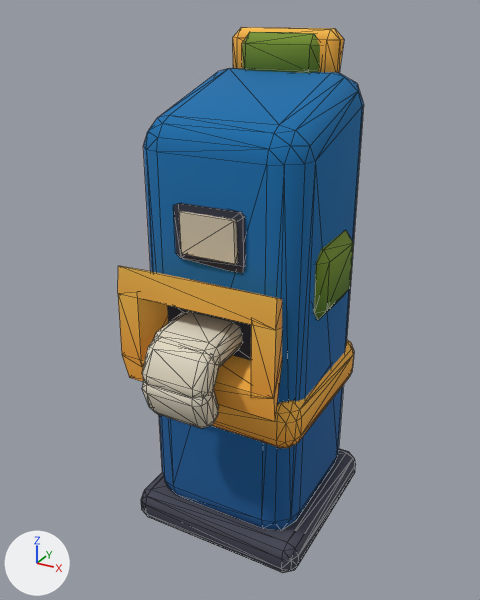
Before and after pictures for a commit that changed the glTF model kits/workfiles/sq-arcade/ticket-eater.glb.
The view is the same before and after, from a 50 mm camera at (0.394, -0.714, 0.715) aimed at (-0.002, 0.005, 0.356). Lighting does not change. The marker at lower left points along +X, +Y and +Z. The older version comes first. Mesh edges are drawn as thin lines. Vertices at exactly the same position are counted once.

Objects in the first picture: 'ticket-eater'.
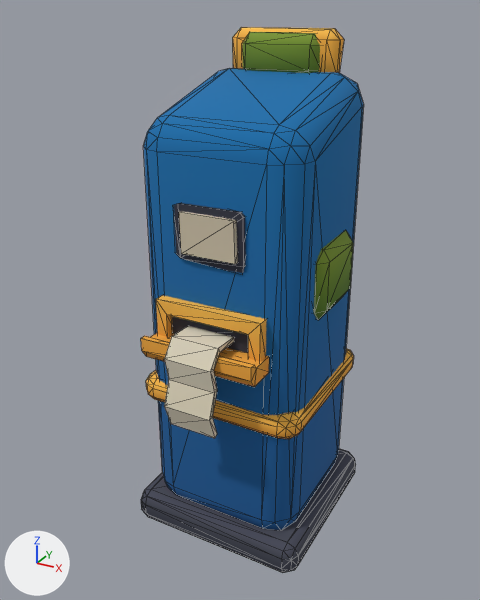
The newer file is also turned or shifted as a whole; pictures and numbers use the older file's frame.

Changed parts and their boxes [x1, y1, x2, y2] in the pictures (480 x 600 px; the box of a moved part takes in the faces that stretch with it):
```json
{"object": "ticket-eater", "change": "reshaped", "before": [118, 27, 364, 573], "after": [141, 27, 364, 573], "on screen": "9% narrower"}
{"part": 1, "of": "me_ticket_eater", "change": "moved or reshaped", "before": [212, 340, 354, 448], "after": [146, 348, 354, 439]}
{"part": 2, "of": "me_ticket_eater", "change": "added", "after": [172, 316, 248, 353]}
{"part": 3, "of": "me_ticket_eater", "change": "rebuilt", "before": [167, 305, 251, 361], "after": [156, 295, 267, 361]}
{"part": 4, "of": "me_ticket_eater", "change": "added", "after": [164, 326, 234, 438]}
{"part": 5, "of": "me_ticket_eater", "change": "added", "after": [141, 333, 269, 387], "on screen": "orange"}
{"part": 6, "of": "me_ticket_eater", "change": "deleted", "before": [142, 340, 219, 398]}
{"part": 7, "of": "me_ticket_eater", "change": "deleted", "before": [153, 312, 242, 367]}
{"part": 8, "of": "me_ticket_eater", "change": "deleted", "before": [142, 380, 219, 429]}
{"part": 9, "of": "me_ticket_eater", "change": "deleted", "before": [118, 266, 282, 421], "on screen": "orange"}
```

Scene script edits in JSON lines:
```json
{"block": "me_ticket_eater", "where": "# used by ob_ticket_eater; location = (0.0, 0.001, 0.346)"}
{"op": "remove", "block": "me_ticket_eater", "code": "me_ticket_eater.from_pydata(...)  # 503 vertices, 954 faces; spans x -0.13..0.13, y -0.172..0.172, z -0.346..0.346"}
{"op": "add", "block": "me_ticket_eater", "code": "me_ticket_eater.from_pydata(...)  # 389 vertices, 730 faces; spans x -0.13..0.13, y -0.137..0.172, z -0.346..0.346"}
{"block": "me_ticket_eater", "change": "me_ticket_eater part 1: the loose piece of 80 vertices spanning x -0.118..0.118, y -0.077..0.16, z -0.156..-0.082 is scaled about its middle by (1, 1, 0.5)"}
{"block": "me_ticket_eater", "change": "me_ticket_eater part 2: a new loose piece, a box spanning x -0.06..0.06, y -0.075..-0.06, z -0.023..0.013, in mat_colormap (picture img_colormap)"}
{"block": "me_ticket_eater", "change": "me_ticket_eater part 3: the loose piece of 8 vertices spanning x -0.071..0.071, y -0.077..-0.048, z -0.033..0.031 is rebuilt with 16 vertices and now spans x -0.075..0.075, y -0.086..-0.066, z -0.04..0.03"}
{"block": "me_ticket_eater", "change": "me_ticket_eater part 4: a new loose piece of 24 vertices spanning x -0.033..0.033, y -0.137..-0.068, z -0.121..0.0, in mat_colormap (picture img_colormap)"}
{"block": "me_ticket_eater", "change": "me_ticket_eater part 5: a new loose piece of 14 vertices spanning x -0.079..0.079, y -0.116..-0.068, z -0.043..-0.013, in mat_colormap (picture img_colormap)"}
{"block": "me_ticket_eater", "change": "me_ticket_eater part 6: the loose piece of 48 vertices spanning x -0.046..0.046, y -0.171..-0.12, z -0.051..0.009 is deleted"}
{"block": "me_ticket_eater", "change": "me_ticket_eater part 7: the loose piece of 48 vertices spanning x -0.046..0.046, y -0.146..-0.056, z -0.022..0.019 is deleted"}
{"block": "me_ticket_eater", "change": "me_ticket_eater part 8: the loose piece of 48 vertices spanning x -0.046..0.046, y -0.172..-0.125, z -0.092..-0.028 is deleted"}
{"block": "me_ticket_eater", "change": "me_ticket_eater part 9"}
{"block": "me_ticket_eater", "change": "24 vertices are removed from x -0.111..0.11, y -0.119..-0.052, z -0.081..0.079"}
{"block": "me_ticket_eater", "change": "48 faces are deleted"}
```
